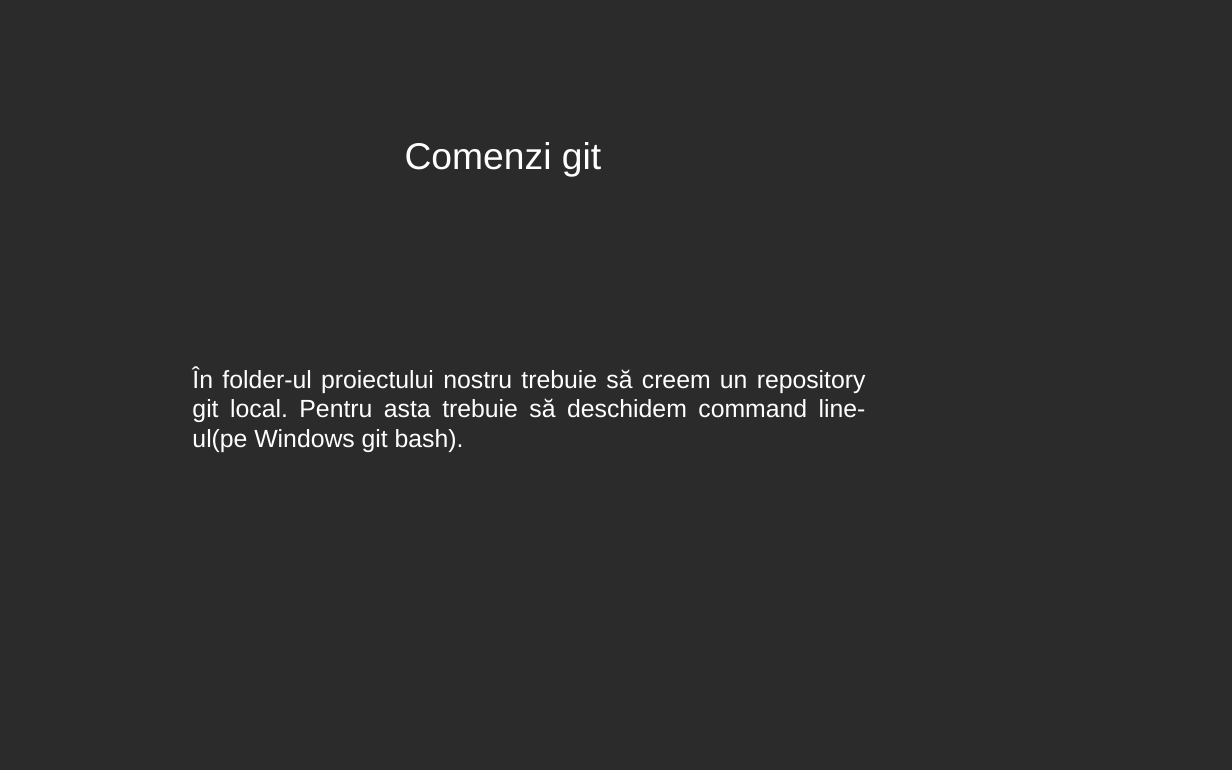
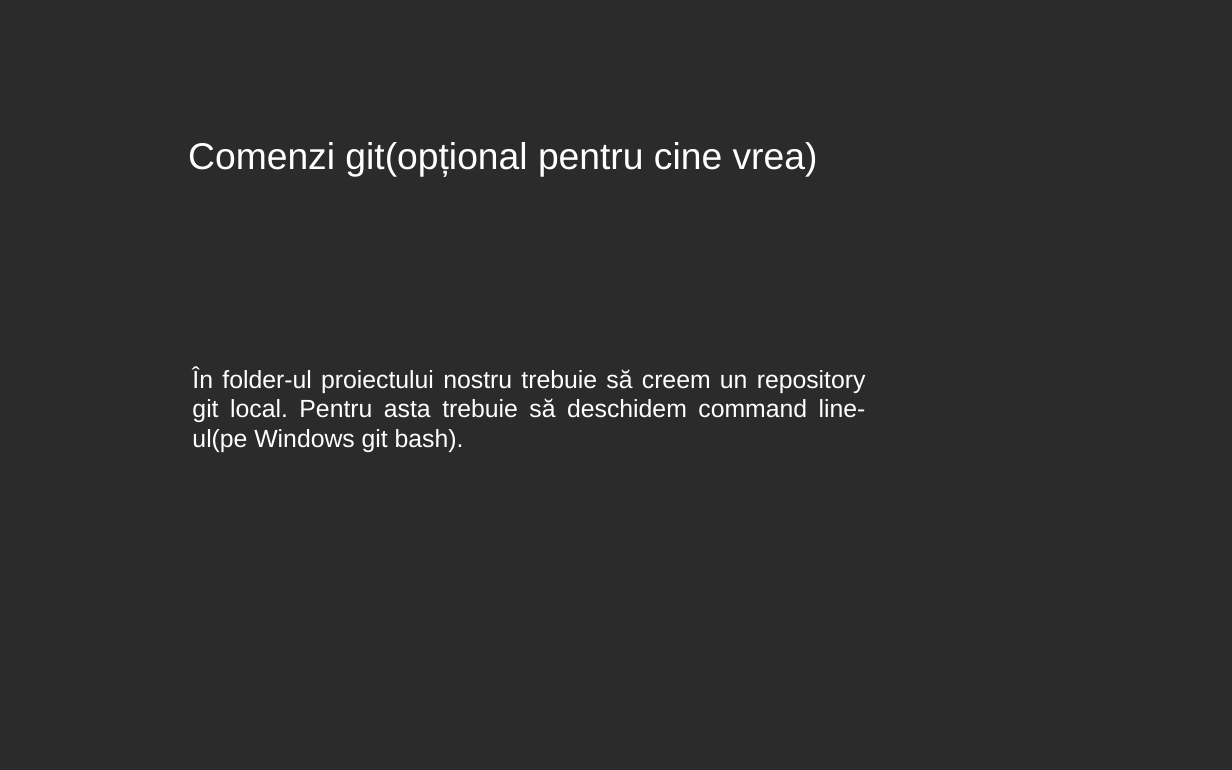
Before and after one commit to 0xspiderr/gdc-upt-presentations, a slide deck: slide 24 of presentation_1/1_introducere_in_godot.odp. Drawn at 1232x770 pixels with LibreOffice and Linux fonts; fonts in the diff are those of the drawing; background and template pictures are left out; a plain dark background stands for a picture behind light text. Boxes give left, top, right and bottom in pixels: in the first picture for what was removed or moved away, otherwise in the second. Text is boxed around its words. In the diff, an @@ line names an element or a change of style, - is before the commit and + after.

```diff
--- a/presentation_1/1_introducere_in_godot.odp
+++ b/presentation_1/1_introducere_in_godot.odp
@@ title at (188, 142, 818, 177): text changed @@
-Comenzi git
+Comenzi git(opțional pentru cine vrea)
```
Also in this commit, not shown: 9 other slides changed, 28 slides added, 1 slide removed, 19 other files.
